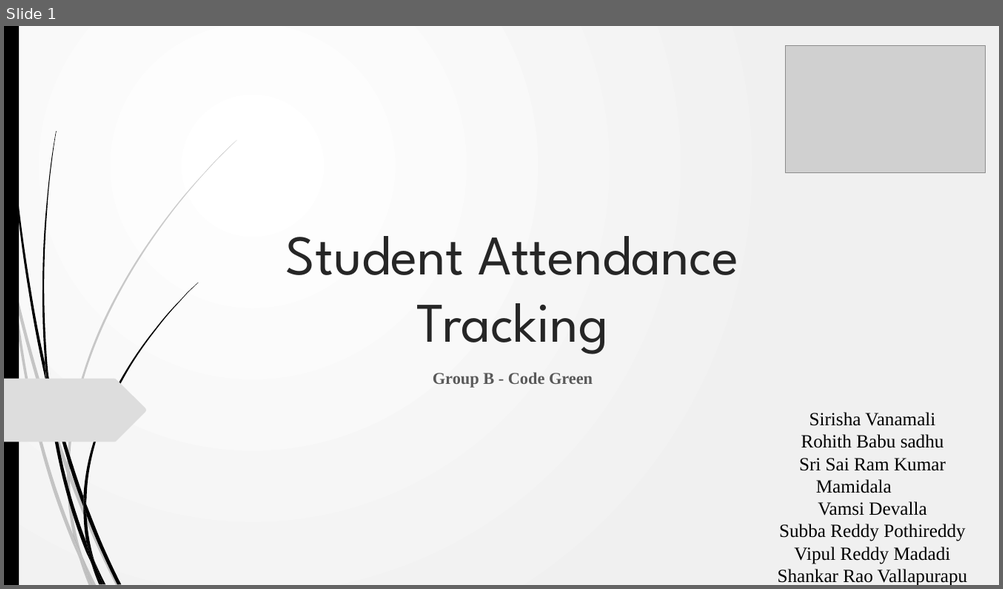
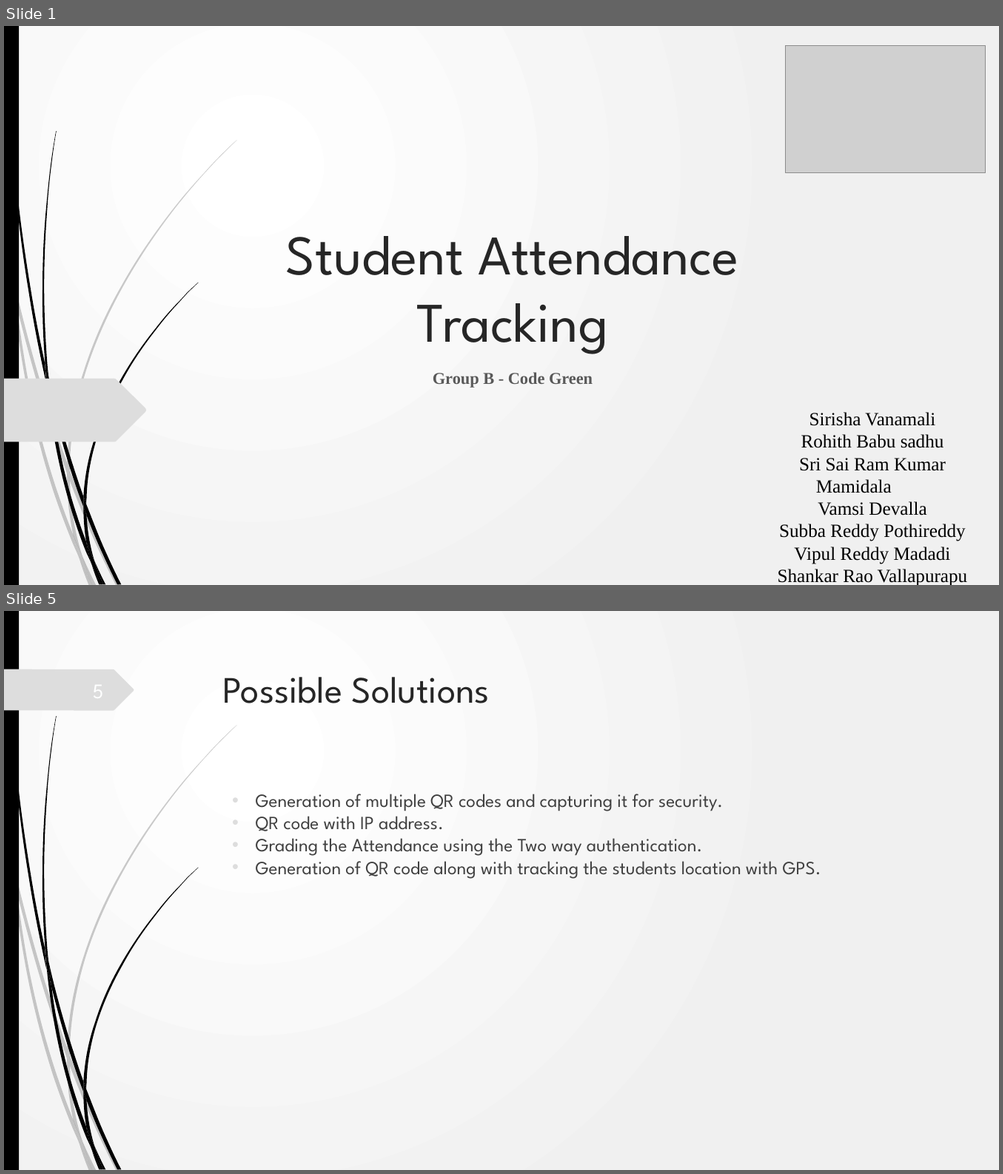
Before and after one commit to VamsiDevalla/Student-Attendance-Tracking, a slide deck: Presentations/Team B - Code Green - FinalPresentation.pptx. Shown one above the other, each under a label of ours: slide 1 before the commit, slides 1 and 5 after it; the slides between them are not shown. The pictures are 1003x589 and 1003x1174 pixels, drawn with LibreOffice and Linux fonts; fonts in the diff are those of the drawing; grey boxes stand for pictures. Boxes give left, top, right and bottom in pixels: in the first picture for what was removed or moved away, otherwise in the second. Text is boxed around its words. In the diff, an @@ line names an element or a change of style, - is before the commit and + after.

```diff
--- a/Presentations/Team B - Code Green - FinalPresentation.pptx
+++ b/Presentations/Team B - Code Green - FinalPresentation.pptx
@@ slide 5 added at <box>4,611,999,1170</box>, background gradient #FFFFFF to #F1F1F1; not listed: 23 template elements that a slide beside it also shows @@
@@ freeform shape added at <box>4,669,134,710</box>, fill #DDDDDD @@
@@ title added at <box>223,677,489,703</box>, 36 pt, text #262626 @@
+Possible Solutions
@@ text added at <box>256,794,821,879</box>, 18 pt, text #404040 @@
+• Generation of multiple QR codes and capturing it for security.
+• QR code with IP address.
+• Grading the Attendance using the Two way authentication.
+• Generation of QR code along with tracking the students location with GPS.
```
Also in this commit, not shown: 14 slides changed, 4 other slides added, 1 slide removed.
